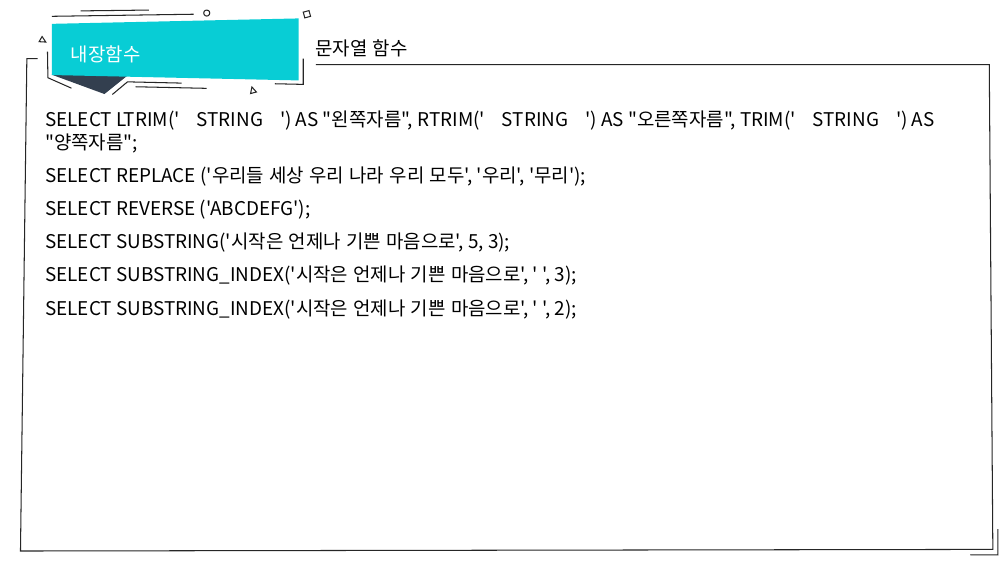
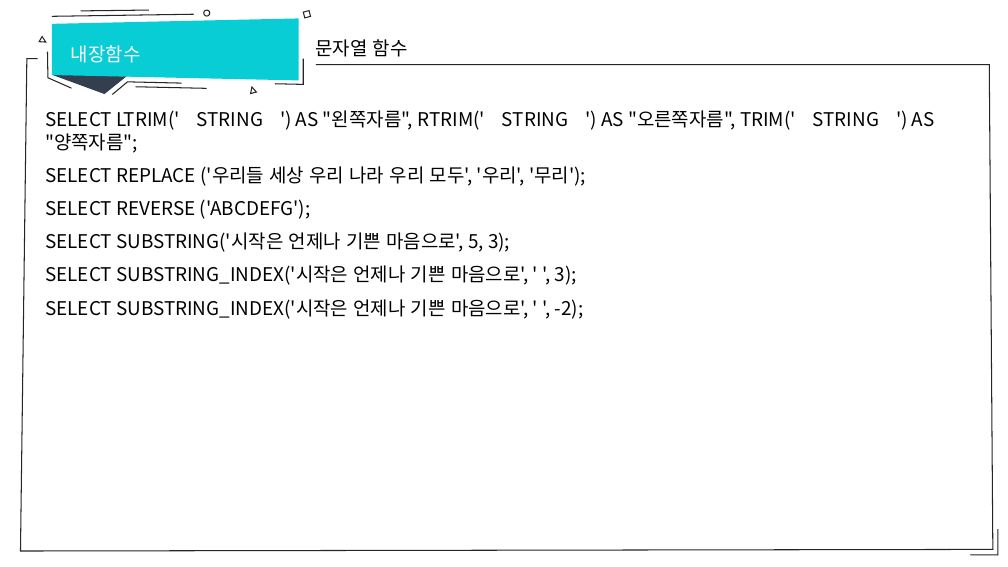
Before and after one commit to hitxid/openDatabase, a slide deck: slide 7 of database/autoincrement_내장함수.pptx. Drawn at 1008x567 pixels with LibreOffice and Linux fonts; fonts in the diff are those of the drawing. Boxes give left, top, right and bottom in pixels: in the first picture for what was removed or moved away, otherwise in the second. Text is boxed around its words. In the diff, an @@ line names an element or a change of style, - is before the commit and + after.

```diff
--- a/database/autoincrement_내장함수.pptx
+++ b/database/autoincrement_내장함수.pptx
@@ text at [45,299,584,319]: text changed @@
-SELECT SUBSTRING_INDEX('시작은 언제나 기쁜 마음으로', ' ', 2);
+SELECT SUBSTRING_INDEX('시작은 언제나 기쁜 마음으로', ' ', -2);
```
Also in this commit, not shown: 1 other file.
